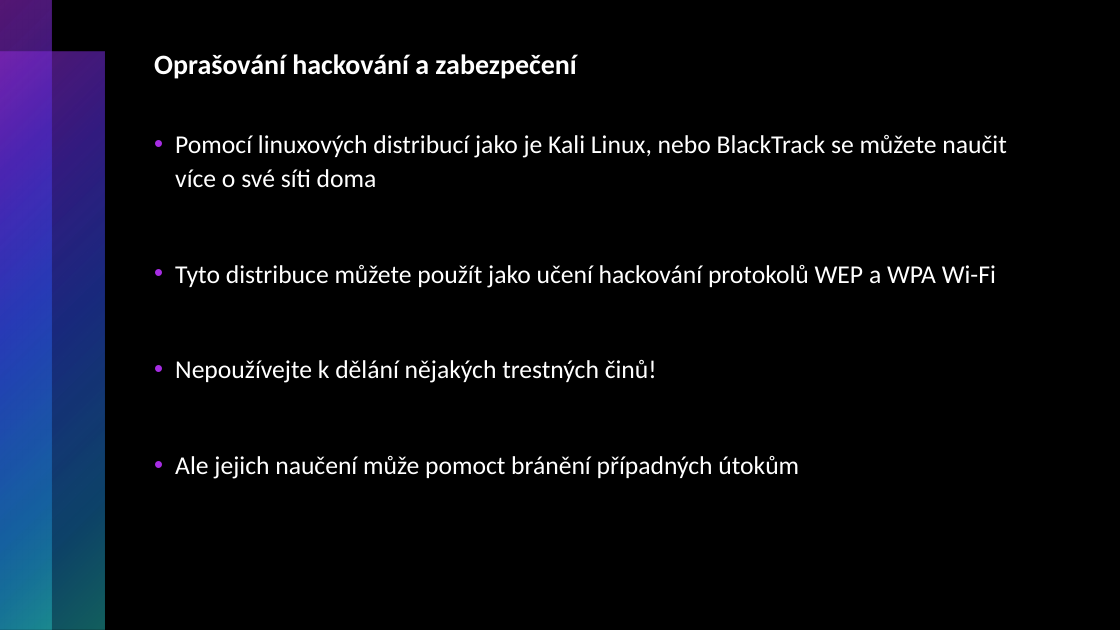
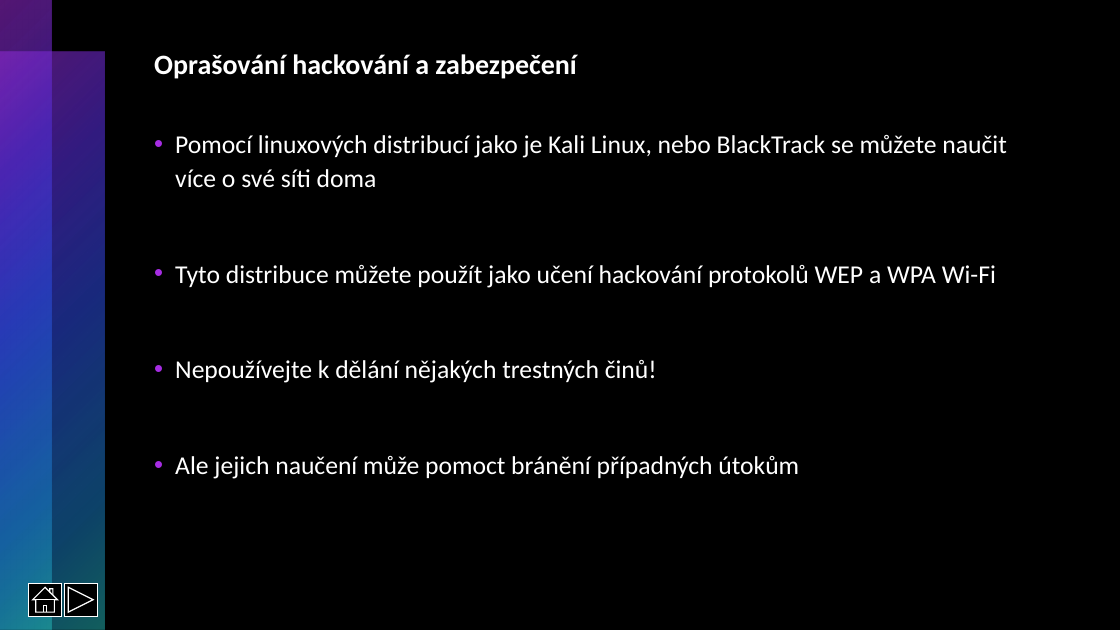
Before and after one commit to RadRoz12/Linux, a slide deck: slide 13 of Linux.pptx (slide 11 before the commit). Drawn at 1120x630 pixels with LibreOffice and Linux fonts; fonts in the diff are those of the drawing. Boxes give left, top, right and bottom in pixels: in the first picture for what was removed or moved away, otherwise in the second. Text is boxed around its words. In the diff, an @@ line names an element or a change of style, - is before the commit and + after.

```diff
--- a/Linux.pptx
+++ b/Linux.pptx
@@ action button home added at [29,583,61,616], fill #000000, outline #FFFFFF 1 pt @@
@@ action button forward next added at [64,583,97,616], fill #000000, outline #FFFFFF 1 pt @@
```
Also in this commit, not shown: 11 other slides changed, 3 slides added.
